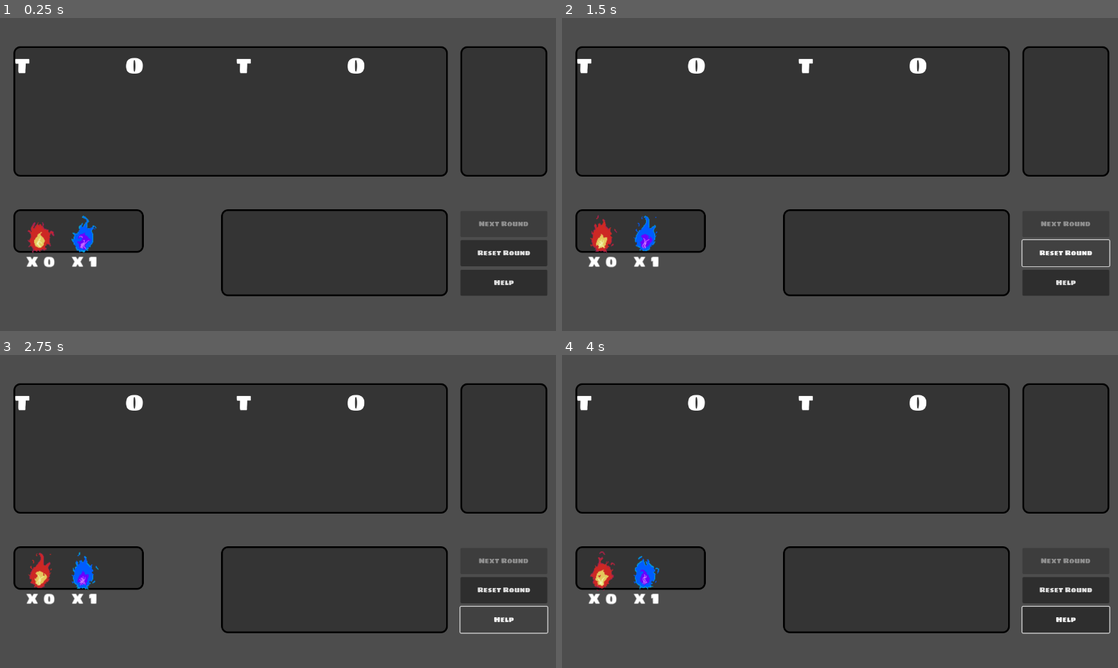
Above: before the commit, frames 1-4 (two rows, left to right).
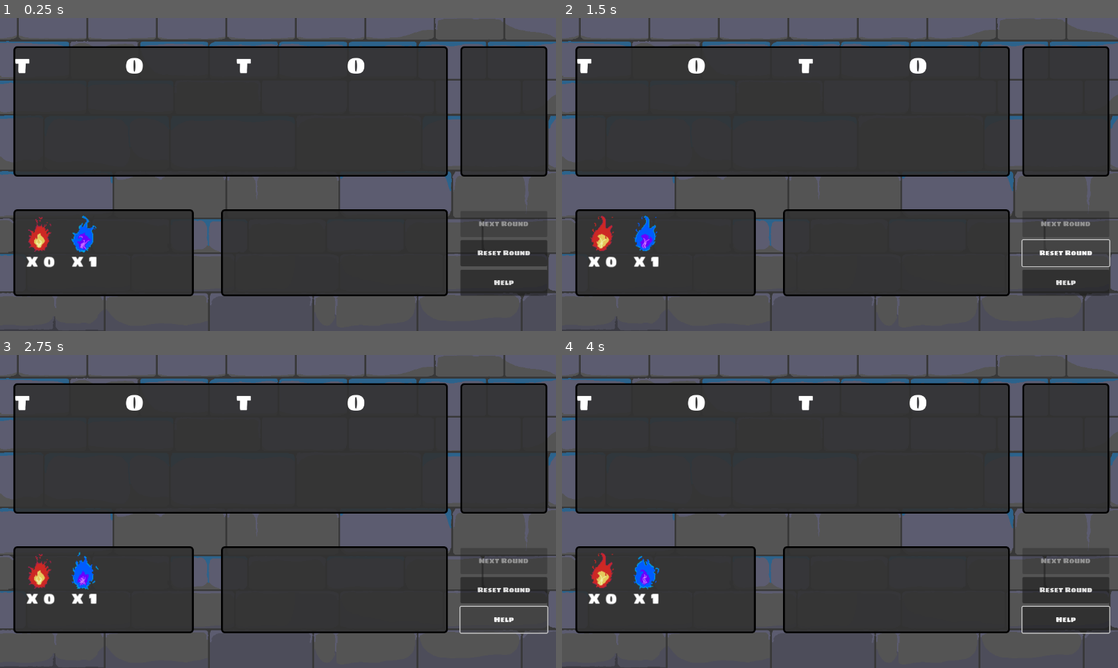
Above: after the commit, the same moments.

Repository: Nono-M/GodotWildJam_83
Game: Godot game, scene res://main.tscn
The game is run twice, just before and just after one commit, with the same random seed, the same clock (stepped at 60 frames per second) and the same inputs.
Inputs (mouse positions are in pixels of both pictures, inside the frame that each line leads up to):
- Up to frame 1 (0.25 s): no input
- Up to frame 2 (1.5 s): move the mouse to (962, 158) at 0.52 s; click (962, 158) at 0.67 s; click "Reset Round" at 1.25 s
- Up to frame 3 (2.75 s): click "Help" at 2 s
- Up to frame 4 (4 s): drag from (728, 527) to (589, 398) at 2.77 s; move the mouse to (895, 442) at 3.52 s; click (895, 442) at 3.67 s

The runs differ from the first frame. In frame 1, 16% of the frame differs, in the area x 0-100%, y 0-95%; in frame 2, 16%; in frame 3, 16%; in frame 4, 16%.

Commit message:
Added background image

Diff:
--- a/assets/red_flame_animation.tres
+++ b/assets/red_flame_animation.tres
@@ -1,60 +1,67 @@
-[gd_resource type="SpriteFrames" load_steps=9 format=3 uid="uid://bq63whh17opll"]
+[gd_resource type="SpriteFrames" load_steps=10 format=3 uid="uid://bq63whh17opll"]
 
 [ext_resource type="Texture2D" uid="uid://bg6dxtk2r4web" path="res://assets/red_flame.png" id="1_xaxsn"]
 
-[sub_resource type="AtlasTexture" id="AtlasTexture_ox5x6"]
+[sub_resource type="AtlasTexture" id="AtlasTexture_e4wbx"]
 atlas = ExtResource("1_xaxsn")
 region = Rect2(0, 0, 50, 60)
 
-[sub_resource type="AtlasTexture" id="AtlasTexture_jwdco"]
+[sub_resource type="AtlasTexture" id="AtlasTexture_pjg00"]
 atlas = ExtResource("1_xaxsn")
 region = Rect2(50, 0, 50, 60)
 
-[sub_resource type="AtlasTexture" id="AtlasTexture_0qfvv"]
+[sub_resource type="AtlasTexture" id="AtlasTexture_2dhym"]
 atlas = ExtResource("1_xaxsn")
 region = Rect2(100, 0, 50, 60)
 
-[sub_resource type="AtlasTexture" id="AtlasTexture_hyn63"]
+[sub_resource type="AtlasTexture" id="AtlasTexture_m7ctn"]
 atlas = ExtResource("1_xaxsn")
 region = Rect2(150, 0, 50, 60)
 
-[sub_resource type="AtlasTexture" id="AtlasTexture_l1aiu"]
+[sub_resource type="AtlasTexture" id="AtlasTexture_60vhg"]
 atlas = ExtResource("1_xaxsn")
 region = Rect2(200, 0, 50, 60)
 
-[sub_resource type="AtlasTexture" id="AtlasTexture_4cnc1"]
+[sub_resource type="AtlasTexture" id="AtlasTexture_fnd6t"]
 atlas = ExtResource("1_xaxsn")
 region = Rect2(250, 0, 50, 60)
 
-[sub_resource type="AtlasTexture" id="AtlasTexture_x4fwv"]
+[sub_resource type="AtlasTexture" id="AtlasTexture_5ejgl"]
 atlas = ExtResource("1_xaxsn")
 region = Rect2(300, 0, 50, 60)
+
+[sub_resource type="AtlasTexture" id="AtlasTexture_di7m5"]
+atlas = ExtResource("1_xaxsn")
+region = Rect2(350, 0, 50, 60)
 
 [resource]
 animations = [{
 "frames": [{
 "duration": 1.0,
-"texture": SubResource("AtlasTexture_ox5x6")
+"texture": SubResource("AtlasTexture_e4wbx")
 }, {
 "duration": 1.0,
-"texture": SubResource("AtlasTexture_jwdco")
+"texture": SubResource("AtlasTexture_pjg00")
 }, {
 "duration": 1.0,
-"texture": SubResource("AtlasTexture_0qfvv")
+"texture": SubResource("AtlasTexture_2dhym")
 }, {
 "duration": 1.0,
-"texture": SubResource("AtlasTexture_hyn63")
+"texture": SubResource("AtlasTexture_m7ctn")
 }, {
 "duration": 1.0,
-"texture": SubResource("AtlasTexture_l1aiu")
+"texture": SubResource("AtlasTexture_60vhg")
 }, {
 "duration": 1.0,
-"texture": SubResource("AtlasTexture_4cnc1")
+"texture": SubResource("AtlasTexture_fnd6t")
 }, {
 "duration": 1.0,
-"texture": SubResource("AtlasTexture_x4fwv")
+"texture": SubResource("AtlasTexture_5ejgl")
+}, {
+"duration": 1.0,
+"texture": SubResource("AtlasTexture_di7m5")
 }],
 "loop": true,
 "name": &"default",
-"speed": 18.0
+"speed": 16.0
 }]
--- a/interface.tscn
+++ b/interface.tscn
@@ -1,7 +1,8 @@
-[gd_scene load_steps=4 format=3 uid="uid://doidypiunpli3"]
+[gd_scene load_steps=5 format=3 uid="uid://doidypiunpli3"]
 
 [ext_resource type="StyleBox" uid="uid://chg25468grsuo" path="res://styles/panel_styles.tres" id="1_2e0uu"]
 [ext_resource type="Script" path="res://scripts/interface.gd" id="1_tpu5y"]
+[ext_resource type="Texture2D" uid="uid://dvfhk4120augt" path="res://assets/background_ui.png" id="2_kwj6f"]
 [ext_resource type="FontFile" uid="uid://dkgjvlcpb2eh" path="res://assets/SigmarOne-Regular.ttf" id="3_hp27r"]
 
 [node name="Interface" type="Control"]
@@ -12,6 +13,10 @@
 grow_horizontal = 2
 grow_vertical = 2
 script = ExtResource("1_tpu5y")
+
+[node name="Sprite2D" type="Sprite2D" parent="."]
+texture = ExtResource("2_kwj6f")
+centered = false
 
 [node name="MainPanel" type="Panel" parent="."]
 layout_mode = 0
@@ -25,8 +30,8 @@
 layout_mode = 0
 offset_left = 31.0
 offset_top = 440.0
-offset_right = 331.0
-offset_bottom = 540.0
+offset_right = 446.0
+offset_bottom = 640.0
 theme_override_styles/panel = ExtResource("1_2e0uu")
 
 [node name="MessagePanel" type="Panel" parent="."]
--- a/styles/panel_styles.tres
+++ b/styles/panel_styles.tres
@@ -7,7 +7,7 @@
 border_width_right = 4
 border_width_bottom = 4
 border_color = Color(0, 0, 0, 1)
-corner_radius_top_left = 15
-corner_radius_top_right = 15
-corner_radius_bottom_right = 15
-corner_radius_bottom_left = 15
+corner_radius_top_left = 8
+corner_radius_top_right = 8
+corner_radius_bottom_right = 8
+corner_radius_bottom_left = 8
Binary file added: assets/background_ui.png
Not shown, added: assets/background_ui.png.import
Binary file changed: assets/red_flame.png
